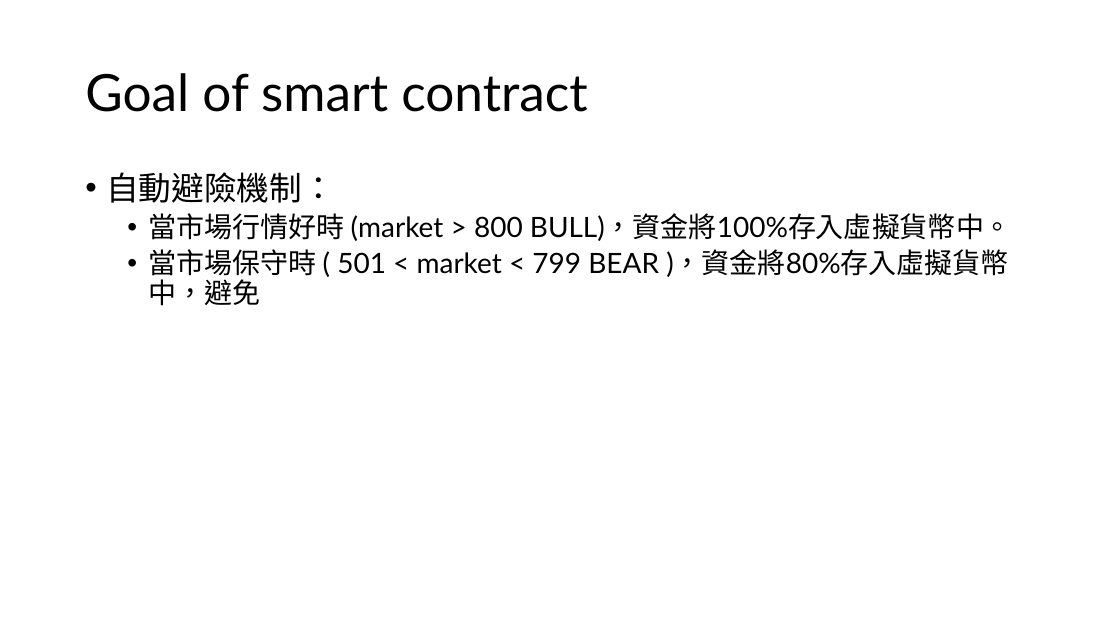
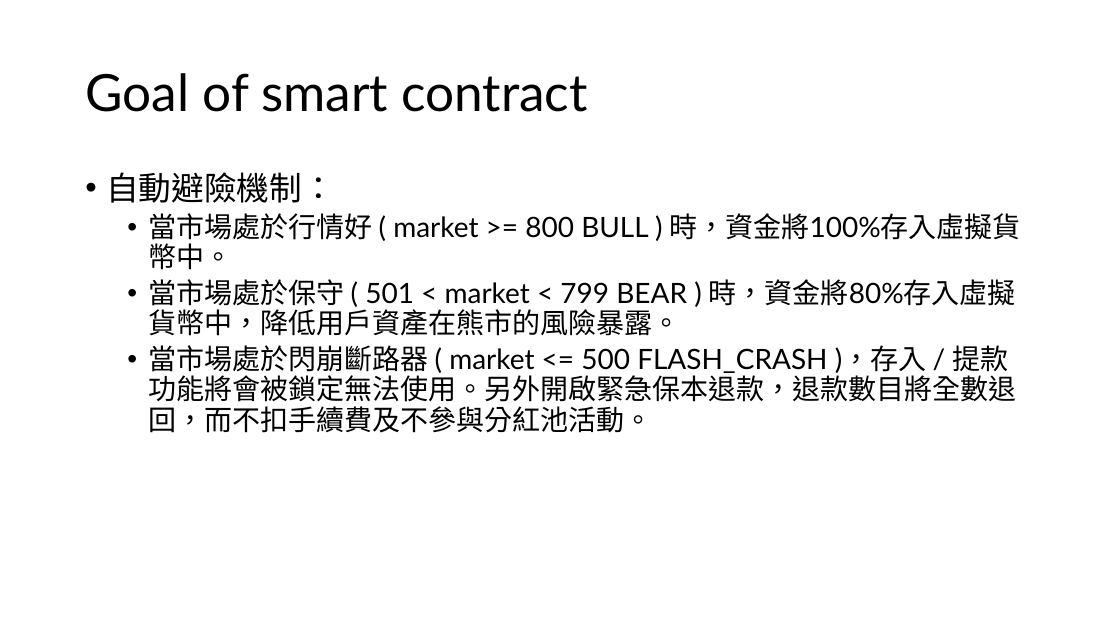
Before and after one commit to imlone1y/Automated-Dynamic-Momentum-Vault, a slide deck: slide 2 of 411121307_report.pptx. Drawn at 1120x630 pixels with LibreOffice and Linux fonts; fonts in the diff are those of the drawing. Boxes give left, top, right and bottom in pixels: in the first picture for what was removed or moved away, otherwise in the second. Text is boxed around its words. In the diff, an @@ line names an element or a change of style, - is before the commit and + after.

```diff
--- a/411121307_report.pptx
+++ b/411121307_report.pptx
@@ text at (148, 213, 1021, 433): text changed @@
-  • 當市場行情好時 (market > 800 BULL)，資金將100%存入虛擬貨幣中。
-  • 當市場保守時 ( 501 < market < 799 BEAR )，資金將80%存入虛擬貨幣中，避免
+  • 當市場處於行情好 ( market >= 800 BULL ) 時，資金將100%存入虛擬貨幣中。
+  • 當市場處於保守 ( 501 < market < 799 BEAR ) 時，資金將80%存入虛擬貨幣中，降低用戶資產在熊市的風險暴露。
+  • 當市場處於閃崩斷路器 ( market <= 500 FLASH_CRASH )，存入 / 提款功能將會被鎖定無法使用。另外開啟緊急保本退款，退款數目將全數退回，而不扣手續費及不參與分紅池活動。
```
Also in this commit, not shown: 15 slides added, 16 other files.
